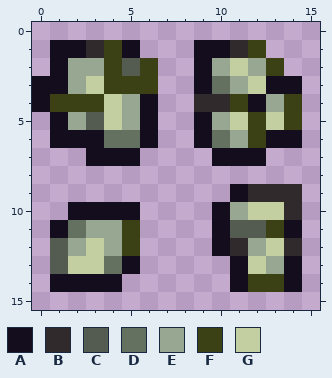
Pixel-art sprite -- Entities/Vehicles/Catapult/CataRocks.png. The first picture shows the starting point.
The file is 16x16 pixels.
Palette (. is transparent): A #130d1d  B #312a2c  C #545b51  D #647160  E #97a792  F #3b4015  G #c4cfa1
New version:
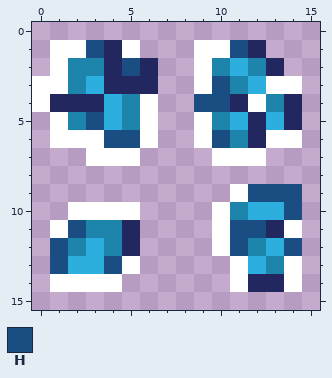
Colours new in this view: H #1a4e83
What changed:
Colour A changes from #130d1d to #ffffff.
Colour E changes from #97a792 to #1d85ab.
Colour F changes from #3b4015 to #222760.
Colour G changes from #c4cfa1 to #2cafde.
Colour H replaces colour B in row 1 at x 3 and 11; in row 4 at x 9 to 10; in row 9 at x 12 to 14; in row 10 at x 14; in row 12 at x 11 and 14.
Colour H replaces colour C in row 2 at x 5; in row 5 at x 3; in row 11 at x 11 to 12; in rows 12 to 13 at x 1.
Colour H replaces colour D in row 3 at x 10; in row 6 at x 4 to 5 and 10; in row 11 at x 2; in row 13 at x 4.
